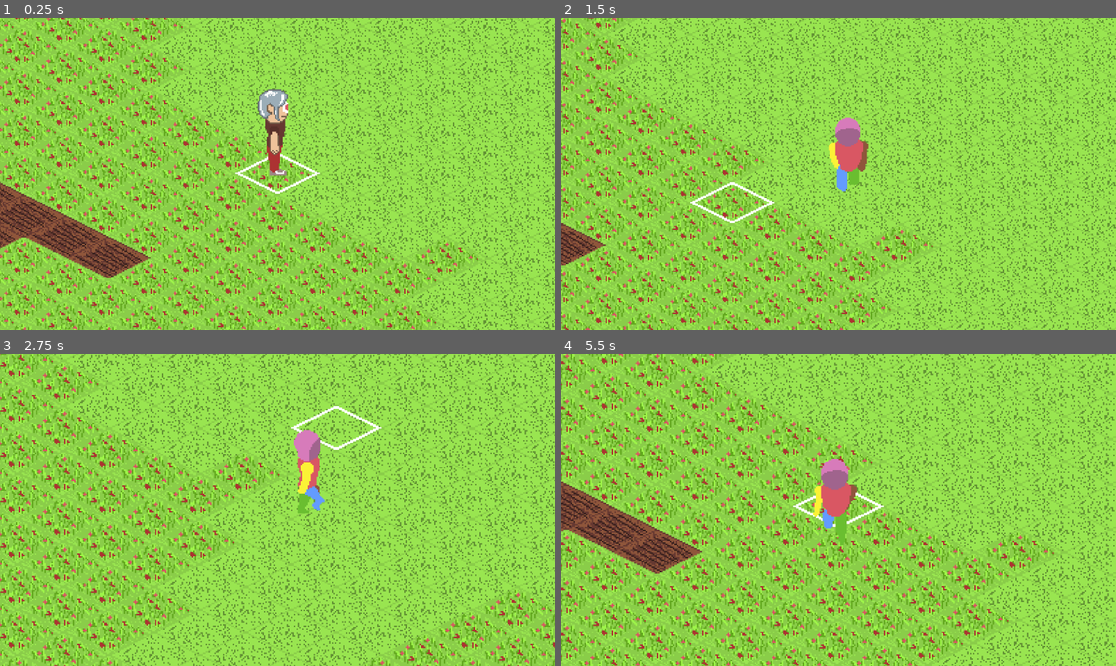
Above: before the commit, frames 1-4 (two rows, left to right).
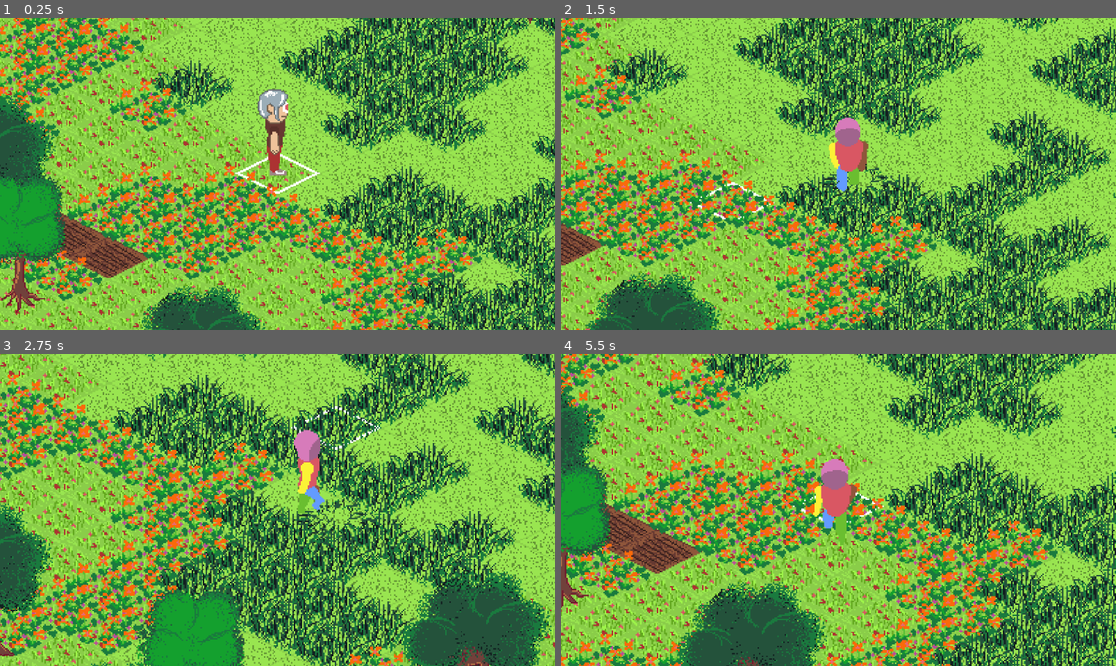
Above: after the commit, the same moments.

Repository: dinushkasam/twilight-memory
Game: Godot game, scene res://scenes/world/world.tscn
The game is run twice, just before and just after one commit, with the same random seed, the same clock (stepped at 60 frames per second) and the same inputs.
Inputs (mouse positions are in pixels of both pictures, inside the frame that each line leads up to):
- Up to frame 1 (0.25 s): no input
- Up to frame 2 (1.5 s): tap Enter at 0.5 s; move the mouse to (960, 158) at 0.52 s; hold D (right) 0.53-1.28 s; tap Mouse wheel up (zoom_in) at 0.6 s; click (960, 158) at 0.67 s; move the mouse to (727, 189) at 1.27 s; hold S (down) from 1.28 s (still down); tap Mouse wheel down (zoom_out) at 1.35 s
- Up to frame 3 (2.75 s): move the mouse to (333, 441) at 2.02 s; release S (down) at 2.03 s; hold D (right) from 2.03 s (still down); tap Mouse wheel up (zoom_in) at 2.1 s
- Up to frame 4 (5.5 s): move the mouse to (810, 572) at 2.77 s; release D (right) at 2.78 s; hold W (up) 2.78-3.53 s; tap Mouse wheel down (zoom_out) at 2.85, 4.35 s; click (810, 572) at 2.92 s; move the mouse to (1005, 556) at 3.52 s; hold A (left) 3.53-5.03 s; tap Mouse wheel up (zoom_in) at 3.6, 5.1 s; move the mouse to (672, 463) at 4.27 s; move the mouse to (866, 510) at 5.02 s; hold S (down) from 5.03 s (still down); click (866, 510) at 5.17 s

The runs differ from the first frame. In frame 1, 42% of the frame differs, in the area x 0-100%, y 0-100%; in frame 2, 41%; in frame 3, 50%; in frame 4, 43%.

Commit message:
impl: world generation

Diff:
--- /dev/null
+++ b/scenes/game_objects/grass_object.tscn
@@ -0,0 +1,65 @@
+[gd_scene format=3 uid="uid://c5bjy3f46nkg1"]
+
+[ext_resource type="Texture2D" uid="uid://d2tkfgw4jwwy3" path="res://assets/sprites/tiles/foilage/foilage-sprite.png" id="1_pmbd0"]
+[ext_resource type="Script" uid="uid://yik4803sf2fh" path="res://scripts/game_objects/grass_object.gd" id="1_qkjbx"]
+[ext_resource type="Script" uid="uid://bgc21hyw0wa2w" path="res://scripts/game_objects/grass_component.gd" id="2_tej3y"]
+
+[sub_resource type="AtlasTexture" id="AtlasTexture_tej3y"]
+atlas = ExtResource("1_pmbd0")
+region = Rect2(768, 0, 128, 192)
+
+[sub_resource type="AtlasTexture" id="AtlasTexture_qkjbx"]
+atlas = ExtResource("1_pmbd0")
+region = Rect2(256, 0, 128, 192)
+
+[sub_resource type="AtlasTexture" id="AtlasTexture_wrfkr"]
+atlas = ExtResource("1_pmbd0")
+region = Rect2(384, 0, 128, 192)
+
+[sub_resource type="SpriteFrames" id="SpriteFrames_hwesp"]
+animations = [{
+"frames": [{
+"duration": 1.0,
+"texture": SubResource("AtlasTexture_tej3y")
+}],
+"loop": true,
+"name": &"flowers",
+"speed": 5.0
+}, {
+"frames": [{
+"duration": 1.0,
+"texture": SubResource("AtlasTexture_qkjbx")
+}],
+"loop": true,
+"name": &"grass",
+"speed": 5.0
+}, {
+"frames": [{
+"duration": 1.0,
+"texture": SubResource("AtlasTexture_wrfkr")
+}],
+"loop": true,
+"name": &"grass_rustle",
+"speed": 5.0
+}]
+
+[node name="GrassObject" type="Area2D" unique_id=597356738]
+script = ExtResource("1_qkjbx")
+
+[node name="AnimatedSprite2D" type="AnimatedSprite2D" parent="." unique_id=2008897183]
+texture_filter = 1
+sprite_frames = SubResource("SpriteFrames_hwesp")
+animation = &"flowers"
+offset = Vector2(0, -16)
+
+[node name="CollisionPolygon2D" type="CollisionPolygon2D" parent="." unique_id=1877999037]
+position = Vector2(0, -16)
+polygon = PackedVector2Array(-35, 16, 0, 2, 35, 16, 0, 32)
+
+[node name="GrassComponent" type="Node" parent="." unique_id=2038324461 node_paths=PackedStringArray("sprite", "collision")]
+script = ExtResource("2_tej3y")
+sprite = NodePath("../AnimatedSprite2D")
+collision = NodePath("../CollisionPolygon2D")
+
+[connection signal="body_entered" from="." to="." method="_on_body_entered"]
+[connection signal="body_exited" from="." to="." method="_on_body_exited"]
--- /dev/null
+++ b/scenes/game_objects/tree_object.tscn
@@ -0,0 +1,73 @@
+[gd_scene format=3 uid="uid://fbqtvk0uma4y"]
+
+[ext_resource type="Texture2D" uid="uid://d2tkfgw4jwwy3" path="res://assets/sprites/tiles/foilage/foilage-sprite.png" id="1_lqplk"]
+[ext_resource type="Script" uid="uid://b207gd2k8vfc4" path="res://scripts/game_objects/tree_object.gd" id="1_mqjmw"]
+[ext_resource type="Script" uid="uid://bf3mep2sk2kgv" path="res://scripts/game_objects/tree_component.gd" id="2_cfuag"]
+
+[sub_resource type="AtlasTexture" id="AtlasTexture_dyfrg"]
+atlas = ExtResource("1_lqplk")
+region = Rect2(0, 0, 128, 192)
+
+[sub_resource type="AtlasTexture" id="AtlasTexture_cfuag"]
+atlas = ExtResource("1_lqplk")
+region = Rect2(512, 0, 128, 192)
+
+[sub_resource type="AtlasTexture" id="AtlasTexture_pxd4g"]
+atlas = ExtResource("1_lqplk")
+region = Rect2(128, 0, 128, 192)
+
+[sub_resource type="AtlasTexture" id="AtlasTexture_mqjmw"]
+atlas = ExtResource("1_lqplk")
+region = Rect2(640, 0, 128, 192)
+
+[sub_resource type="SpriteFrames" id="SpriteFrames_dyfrg"]
+animations = [{
+"frames": [{
+"duration": 1.0,
+"texture": SubResource("AtlasTexture_dyfrg")
+}],
+"loop": true,
+"name": &"big_bush",
+"speed": 5.0
+}, {
+"frames": [{
+"duration": 1.0,
+"texture": SubResource("AtlasTexture_cfuag")
+}],
+"loop": true,
+"name": &"big_tree",
+"speed": 5.0
+}, {
+"frames": [{
+"duration": 1.0,
+"texture": SubResource("AtlasTexture_pxd4g")
+}],
+"loop": true,
+"name": &"small_bush",
+"speed": 5.0
+}, {
+"frames": [{
+"duration": 1.0,
+"texture": SubResource("AtlasTexture_mqjmw")
+}],
+"loop": true,
+"name": &"small_tree",
+"speed": 5.0
+}]
+
+[node name="TreeObject" type="StaticBody2D" unique_id=2040654906]
+script = ExtResource("1_mqjmw")
+
+[node name="AnimatedSprite2D" type="AnimatedSprite2D" parent="." unique_id=617992553]
+texture_filter = 1
+sprite_frames = SubResource("SpriteFrames_dyfrg")
+animation = &"small_bush"
+offset = Vector2(0, -16)
+
+[node name="CollisionPolygon2D" type="CollisionPolygon2D" parent="." unique_id=201956233]
+position = Vector2(0, -16)
+polygon = PackedVector2Array(-27, 15, 0, 2, 29, 15, 0, 26)
+
+[node name="TreeComponent" type="Node" parent="." unique_id=1631635565 node_paths=PackedStringArray("sprite")]
+script = ExtResource("2_cfuag")
+sprite = NodePath("../AnimatedSprite2D")
--- a/scenes/player/player.tscn
+++ b/scenes/player/player.tscn
@@ -440,7 +440,6 @@
 tile_aspect = Vector2(2, 1)
 
 [node name="AnimatedSprite2D" type="AnimatedSprite2D" parent="." unique_id=670120201]
-z_index = 1
 texture_filter = 1
 position = Vector2(-1, -4)
 sprite_frames = ExtResource("1_8afob")
--- a/scenes/world/world.tscn
+++ b/scenes/world/world.tscn
@@ -1,9 +1,12 @@
 [gd_scene format=3 uid="uid://bcfjxy7im26cv"]
 
+[ext_resource type="PackedScene" uid="uid://fbqtvk0uma4y" path="res://scenes/game_objects/tree_object.tscn" id="2_bq33v"]
 [ext_resource type="Script" uid="uid://cj8bdaiy0rtyu" path="res://scripts/world/world.gd" id="2_sl2e5"]
+[ext_resource type="PackedScene" uid="uid://c5bjy3f46nkg1" path="res://scenes/game_objects/grass_object.tscn" id="3_j2gmx"]
 [ext_resource type="PackedScene" uid="uid://cdwo6vwajx1tj" path="res://scenes/player/player.tscn" id="4_6m72w"]
 [ext_resource type="Script" uid="uid://43wdl07r3s23" path="res://scripts/world/world_input_component.gd" id="4_t5ptc"]
 [ext_resource type="Texture2D" uid="uid://rw7pybpuxyr7" path="res://assets/sprites/tiles/Base-blocks.png" id="4_v5dby"]
+[ext_resource type="Texture2D" uid="uid://357wrcnl6yw1" path="res://assets/sprites/tiles/crop-block.png" id="5_bq33v"]
 
 [sub_resource type="FastNoiseLite" id="FastNoiseLite_1fp7r"]
 noise_type = 3
@@ -14,6 +17,16 @@
 width = 64
 height = 64
 noise = SubResource("FastNoiseLite_1fp7r")
+
+[sub_resource type="FastNoiseLite" id="FastNoiseLite_1yooq"]
+noise_type = 3
+seed = 10
+frequency = 0.2718
+
+[sub_resource type="NoiseTexture2D" id="NoiseTexture2D_gb53w"]
+width = 64
+height = 64
+noise = SubResource("FastNoiseLite_1yooq")
 
 [sub_resource type="TileSetAtlasSource" id="TileSetAtlasSource_t5ptc"]
 resource_name = "base-blocks"
@@ -39,6 +52,12 @@
 0:1/0/texture_origin = Vector2i(0, -16)
 0:1/0/physics_layer_0/polygon_0/points = PackedVector2Array(-32, 0, 0, -16, 32, 0, 0, 16)
 
+[sub_resource type="TileSetAtlasSource" id="TileSetAtlasSource_gb53w"]
+resource_name = "crop-block"
+texture = ExtResource("5_bq33v")
+texture_region_size = Vector2i(64, 64)
+0:1/0 = 0
+
 [sub_resource type="TileSet" id="TileSet_1fp7r"]
 tile_shape = 1
 tile_layout = 5
@@ -46,22 +65,31 @@
 tile_size = Vector2i(64, 32)
 physics_layer_0/collision_layer = 1
 sources/2 = SubResource("TileSetAtlasSource_t5ptc")
+sources/5 = SubResource("TileSetAtlasSource_gb53w")
 
 [node name="World" type="Node2D" unique_id=715088121 node_paths=PackedStringArray("world_input_component")]
 y_sort_enabled = true
 script = ExtResource("2_sl2e5")
 world_seed = SubResource("NoiseTexture2D_6m72w")
+object_seed = SubResource("NoiseTexture2D_gb53w")
 world_input_component = NodePath("WorldInputComponent")
+tree_scene = ExtResource("2_bq33v")
+grass_scene = ExtResource("3_j2gmx")
 
 [node name="GroundTileMapLayer" type="TileMapLayer" parent="." unique_id=1215690059]
+z_index = -1
 y_sort_enabled = true
 texture_filter = 1
 tile_set = SubResource("TileSet_1fp7r")
 
 [node name="GroundHighlightTileMapLayer" type="TileMapLayer" parent="." unique_id=564940117]
+z_index = -1
 y_sort_enabled = true
 texture_filter = 1
 tile_set = SubResource("TileSet_1fp7r")
+
+[node name="GameObjects" type="Node2D" parent="." unique_id=281104463]
+y_sort_enabled = true
 
 [node name="Ysort" type="Node2D" parent="." unique_id=342279187]
 y_sort_enabled = true
--- /dev/null
+++ b/scripts/game_objects/grass_component.gd
@@ -0,0 +1,28 @@
+extends Node
+class_name GrassComponent
+
+@export var sprite: AnimatedSprite2D
+@export var collision: CollisionPolygon2D
+
+enum GrassVariants {
+	flowers,
+	grass,
+	grass_rustle
+}
+
+func set_variant(variation: GrassVariants):
+	match variation:
+		GrassVariants.flowers:
+			sprite.play("flowers")
+		GrassVariants.grass:
+			sprite.play("grass")
+		GrassVariants.grass_rustle:
+			sprite.play("grass_rustle")
+
+func walking_on_tile(body: Node2D):
+	if body.is_in_group("character") && sprite.animation == "grass":
+		sprite.play("grass_rustle")
+
+func exit_tile(body: Node2D):
+	if body.is_in_group("character") && sprite.animation == "grass_rustle":
+		sprite.play("grass")
--- /dev/null
+++ b/scripts/game_objects/grass_object.gd
@@ -0,0 +1,18 @@
+extends Area2D
+
+@export var grass_variant: GrassComponent.GrassVariants
+
+@onready var grass_component: GrassComponent = $GrassComponent
+
+# Called when the node enters the scene tree for the first time.
+func _ready() -> void:
+	grass_component.set_variant(grass_variant)
+
+
+
+func _on_body_entered(body: Node2D) -> void:
+	grass_component.walking_on_tile(body)
+
+
+func _on_body_exited(body: Node2D) -> void:
+	grass_component.exit_tile(body)
--- /dev/null
+++ b/scripts/game_objects/tree_component.gd
@@ -0,0 +1,26 @@
+extends Node
+class_name TreeComponent
+
+@export var sprite: AnimatedSprite2D
+
+@export var allow_pass_through := false
+@export var can_be_cut := false
+@export var health := 3
+
+enum TreeVariants {
+	small_tree,
+	big_tree,
+	small_bush,
+	big_bush
+}
+
+func set_variant(variation: TreeVariants):
+	match variation:
+		TreeVariants.small_tree:
+			sprite.play("small_tree")
+		TreeVariants.big_tree:
+			sprite.play("big_tree")
+		TreeVariants.small_bush:
+			sprite.play("small_bush")
+		TreeVariants.big_bush:
+			sprite.play("big_bush")
--- /dev/null
+++ b/scripts/game_objects/tree_object.gd
@@ -0,0 +1,8 @@
+extends StaticBody2D
+
+
+@export var tree_variant: TreeComponent.TreeVariants
+
+# Called when the node enters the scene tree for the first time.
+func _ready() -> void:
+	$TreeComponent.set_variant(tree_variant)
--- a/scripts/player/player.gd
+++ b/scripts/player/player.gd
@@ -30,6 +30,7 @@
 # Called when the node enters the scene tree for the first time.
 func _ready() -> void:
 	player_state_machine.init(self)
+	add_to_group("character", true)
 
 
 # Called every frame. 'delta' is the elapsed time since the previous frame.
--- a/scripts/world/world.gd
+++ b/scripts/world/world.gd
@@ -4,13 +4,17 @@
 @onready var highlight: TileMapLayer = $GroundHighlightTileMapLayer
 
 @export var world_seed: NoiseTexture2D
+@export var object_seed: NoiseTexture2D
 @export var world_input_component: WorldInputComponent
+
+@export var tree_scene: PackedScene
+@export var grass_scene: PackedScene
 
 const BASE_BLOCKS_ID = 2
 
 const GRASS_BASE_ATLUS = Vector2i(0, 0)
 const GRASS_CUT_ATLUS = Vector2i(1, 0)
-const GRASS_1_ATLUS = Vector2i(2, 0)
+const FLOWERS_ATLUS = Vector2i(2, 0)
 const HIGHLIGHT_ATLUS = Vector2i(6, 0)
 const SOIL_ATLUS = Vector2i(3, 0)
 const BOUNDARY_ATLUS = Vector2i(0, 1)
@@ -23,6 +27,7 @@
 func _ready() -> void:
 	generate_world_map()
 	generate_boundaries()
+	generate_game_objects()
 
 func _process(_delta: float) -> void:
 	update_hovered_tile()
@@ -54,7 +59,7 @@
 				ground.set_cell(
 					Vector2i(x, y),
 					BASE_BLOCKS_ID,
-					GRASS_1_ATLUS
+					FLOWERS_ATLUS
 				)
 			else:
 				ground.set_cell(
@@ -105,3 +110,39 @@
 		if event.pressed and event.button_index == MOUSE_BUTTON_LEFT:
 			if ground.get_cell_source_id(hovered_cell) != -1:
 				print("Clicked tile: ", hovered_cell)
+
+
+func generate_game_objects():
+	for x in range(-world_height/2, world_height/2):
+		for y in range(-world_width/2, world_width/2):
+			var tile_position = Vector2i(x, y)
+			# noise value is between -0.5 and + 0.5
+			var noise = object_seed.noise.get_noise_2d(x, y)
+
+			if noise > 0:
+				var tile_data = ground.get_cell_atlas_coords(tile_position)
+				if tile_data == GRASS_CUT_ATLUS:
+						spawn_grass(tile_position, GrassComponent.GrassVariants.grass)
+				elif tile_data == FLOWERS_ATLUS:
+					spawn_grass(tile_position, GrassComponent.GrassVariants.flowers)
+			elif noise > -0.05 && noise < -0.045:
+				spawn_tree(tile_position, TreeComponent.TreeVariants.big_tree)
+			elif noise > -0.1 && noise < -0.095:
+				spawn_tree(tile_position, TreeComponent.TreeVariants.big_bush)
+			elif noise > -0.25 && noise < -0.245:
+				spawn_tree(tile_position, TreeComponent.TreeVariants.small_tree)
+			elif noise > -0.3 && noise < -0.295:
+				spawn_tree(tile_position, TreeComponent.TreeVariants.small_bush)
+
+
+func spawn_grass(coords: Vector2i, variant: GrassComponent.GrassVariants):
+	var grass = grass_scene.instantiate()
+	grass.set("position", ground.map_to_local(coords))
+	grass.set("grass_variant", variant)
+	$GameObjects.add_child(grass)
+
+func spawn_tree(coords: Vector2i, variant: TreeComponent.TreeVariants):
+	var tree = tree_scene.instantiate()
+	tree.set("position", ground.map_to_local(coords))
+	tree.set("tree_variant", variant)
+	$GameObjects.add_child(tree)
Binary file changed: assets/sprites/tiles/Base-blocks.png
Not shown, added: scripts/game_objects/grass_component.gd.uid
Not shown, added: scripts/game_objects/grass_object.gd.uid
Not shown, added: scripts/game_objects/tree_component.gd.uid
Not shown, added: scripts/game_objects/tree_object.gd.uid
Not shown, changed: docs/04_gameplay_systems/farming_system.md
Not shown, changed: docs/06_devlog/devlog_2026_feb.md
